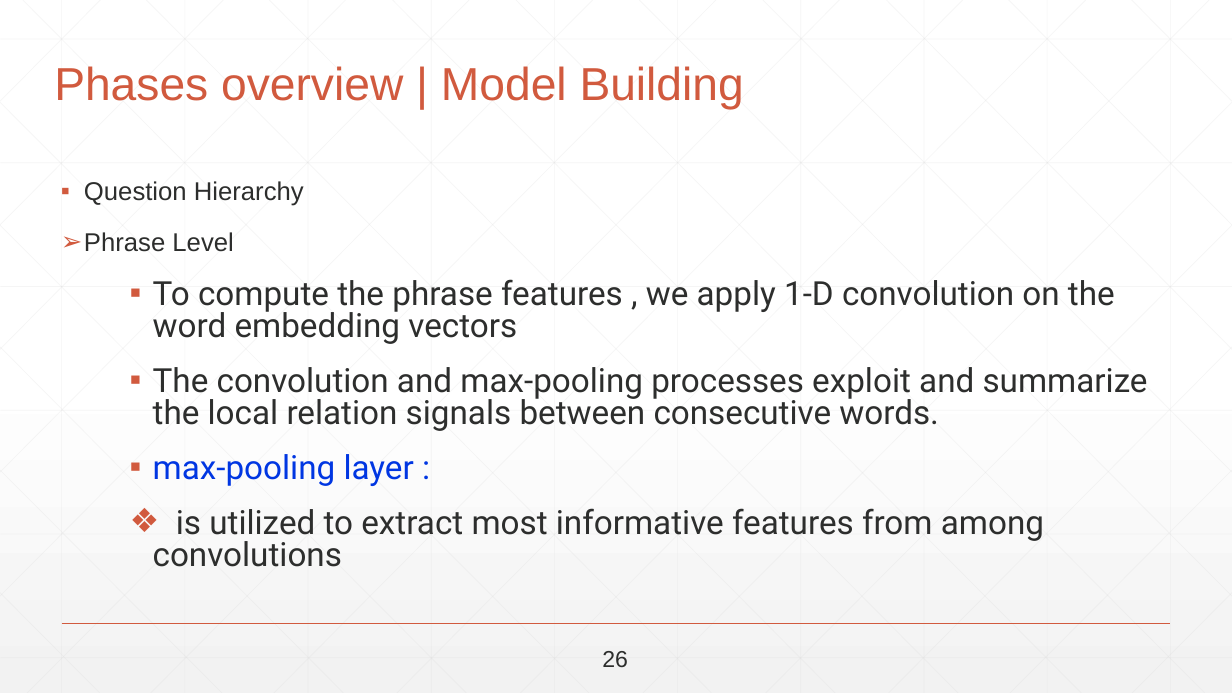
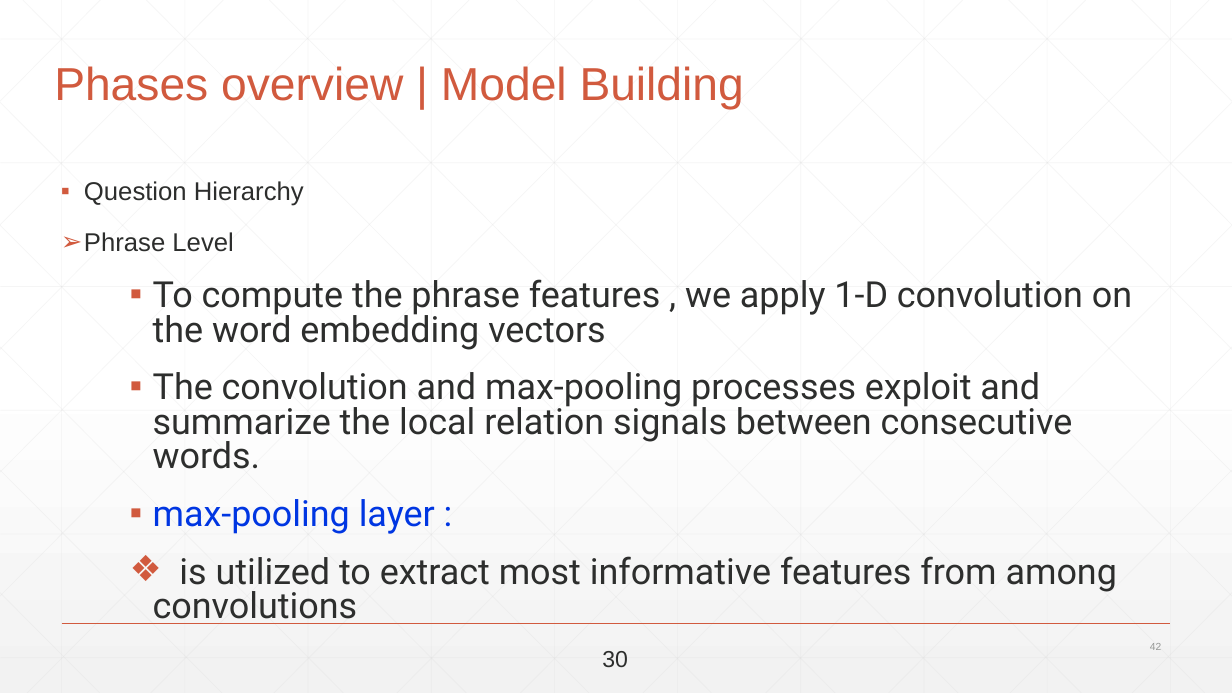
Before and after one commit to abdallahshaaban/Visual-Question-Answering, a slide deck: slide 42 of Third Seminar/Visual-QA-Third-Seminar-2017.pptx. Drawn at 1232x693 pixels with LibreOffice and Linux fonts; fonts in the diff are those of the drawing. Boxes give left, top, right and bottom in pixels: in the first picture for what was removed or moved away, otherwise in the second. Text is boxed around its words. In the diff, an @@ line names an element or a change of style, - is before the commit and + after.

```diff
--- a/Third Seminar/Visual-QA-Third-Seminar-2017.pptx
+++ b/Third Seminar/Visual-QA-Third-Seminar-2017.pptx
@@ text "To compute the phrase features ..." at <box>153,279,1132,624</box>: size 25.9 to 28 pt @@
@@ text at <box>602,651,628,667</box>: text changed @@
-26
+30
@@ page number added at <box>1150,643,1161,650</box>, 8 pt, text #959795 @@
+42
```
Also in this commit, not shown: 78 other slides changed, 1 slide added, 2 other files.
